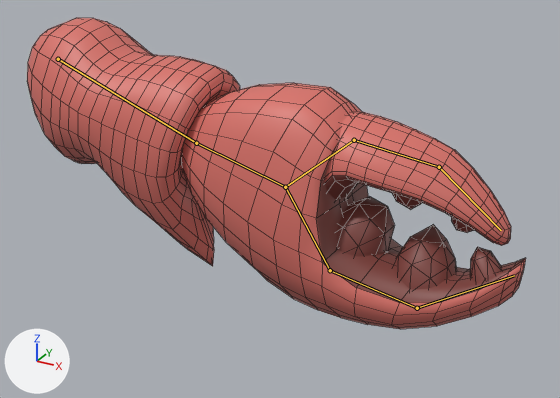
Renders of the FBX model Assets/Eimer_Map/CrabArm_04.fbx from each side of a commit.
Before and after are seen from a 50 mm camera at (5.0, 240.42, 3.11) aimed at (2.03, 245.83, 0.41). Every picture has the same lights, and +X, +Y and +Z are marked at lower left. The older version comes first. Both versions are drawn at frame 1 of the action 'Armature|Fork__1_|Fork1|Animation Base Layer'; the numbers are the values there. The bones that change, and the others that lie on the model, are drawn over the model as lines. Mesh edges are drawn as thin lines.
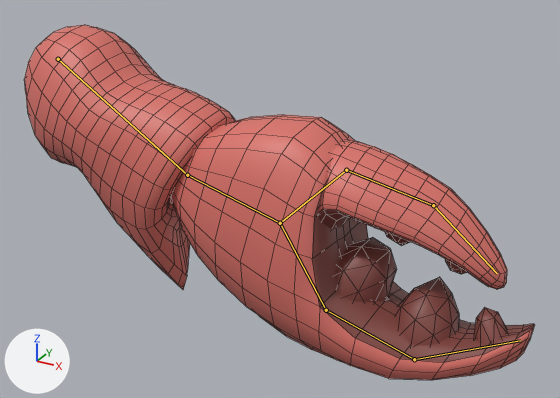
The change, as JSON lines over the scene's bpy script:
```json
{"block": "bone_bone", "where": "bone_bone = bpy.data.objects['Armature'].pose.bones['Bone']"}
{"op": "set", "path": "bone_bone.rotation_quaternion", "old": "(0.99, 0.013, 0.004, -0.139)", "new": "(0.971, 0.0, 0.0, -0.241)", "note": "degrees (1, 1, -16) -> degrees (0, 0, -28)"}
{"op": "set", "path": "bone_bone.scale", "old": "(1.0, 1.0, 1.0)", "new": "(1.01, 1.01, 1.01)"}
{"block": "bone_bone_001", "where": "bone_bone_001 = bpy.data.objects['Armature'].pose.bones['Bone.001']  # child of 'Bone'"}
{"op": "set", "path": "bone_bone_001.rotation_quaternion", "old": "(0.999, -0.008, -0.004, 0.032)", "new": "(0.991, 0.003, 0.001, 0.132)", "note": "degrees (-1, 0, 4) -> degrees (0, 0, 15)"}
{"op": "set", "path": "bone_bone_001.scale", "old": "(1.0, 1.0, 1.0)", "new": "(1.06, 1.06, 1.06)"}
{"block": "bone_bone_003", "where": "bone_bone_003 = bpy.data.objects['Armature'].pose.bones['Bone.003']  # child of 'Bone.002'"}
{"op": "set", "path": "bone_bone_003.rotation_quaternion", "old": "(0.998, 0.008, 0.003, 0.062)", "new": "(1.0, 0.0, 0.0, 0.012)", "note": "degrees (1, 0, 7) -> degrees (0, 0, 1)"}
{"block": "bone_bone_005", "where": "bone_bone_005 = bpy.data.objects['Armature'].pose.bones['Bone.005']  # child of 'Bone.001'"}
{"op": "set", "path": "bone_bone_005.rotation_quaternion", "old": "(0.998, -0.006, 0.005, -0.061)", "new": "(1.0, -0.002, 0.002, -0.018)", "note": "degrees (-1, 1, -7) -> degrees (0, 0, -2)"}
{"block": "bone_bone_006", "where": "bone_bone_006 = bpy.data.objects['Armature'].pose.bones['Bone.006']  # child of 'Bone.005'"}
{"op": "set", "path": "bone_bone_006.rotation_quaternion", "old": "(0.999, 0.005, 0.001, 0.041)", "new": "(1.0, 0.0, 0.0, -0.029)", "note": "degrees (1, 0, 5) -> degrees (0, 0, -3)"}
{"block": "bone_bone_007", "where": "bone_bone_007 = bpy.data.objects['Armature'].pose.bones['Bone.007']  # child of 'Bone.006'"}
{"op": "set", "path": "bone_bone_007.rotation_quaternion", "old": "(0.999, -0.004, -0.003, -0.037)", "new": "(1.0, 0.0, 0.0, -0.016)", "note": "degrees (0, 0, -4) -> degrees (0, 0, -2)"}
```

Where the change shows, as pixel boxes [x1, y1, x2, y2] in the pictures (560 x 398 px):
```json
{"object": "Cube.032", "change": "posed", "before": [27, 18, 526, 329], "after": [24, 25, 535, 380], "on screen": "14% taller"}
{"bone": "Bone", "before": "(58, 59) to (196, 143)", "after": "(58, 59) to (187, 175)"}
{"bone": "Bone.001", "before": "(196, 143) to (285, 187)", "after": "(187, 175) to (280, 223)"}
{"bone": "Bone.003", "before": "(330, 270) to (417, 308)", "after": "(326, 310) to (414, 359)"}
{"bone": "Bone.005", "before": "(285, 187) to (354, 140)", "after": "(280, 223) to (346, 170)"}
{"bone": "Bone.006", "before": "(354, 140) to (439, 167)", "after": "(346, 170) to (433, 205)"}
{"bone": "Bone.007", "before": "(439, 167) to (501, 230)", "after": "(433, 205) to (497, 273)"}
```
